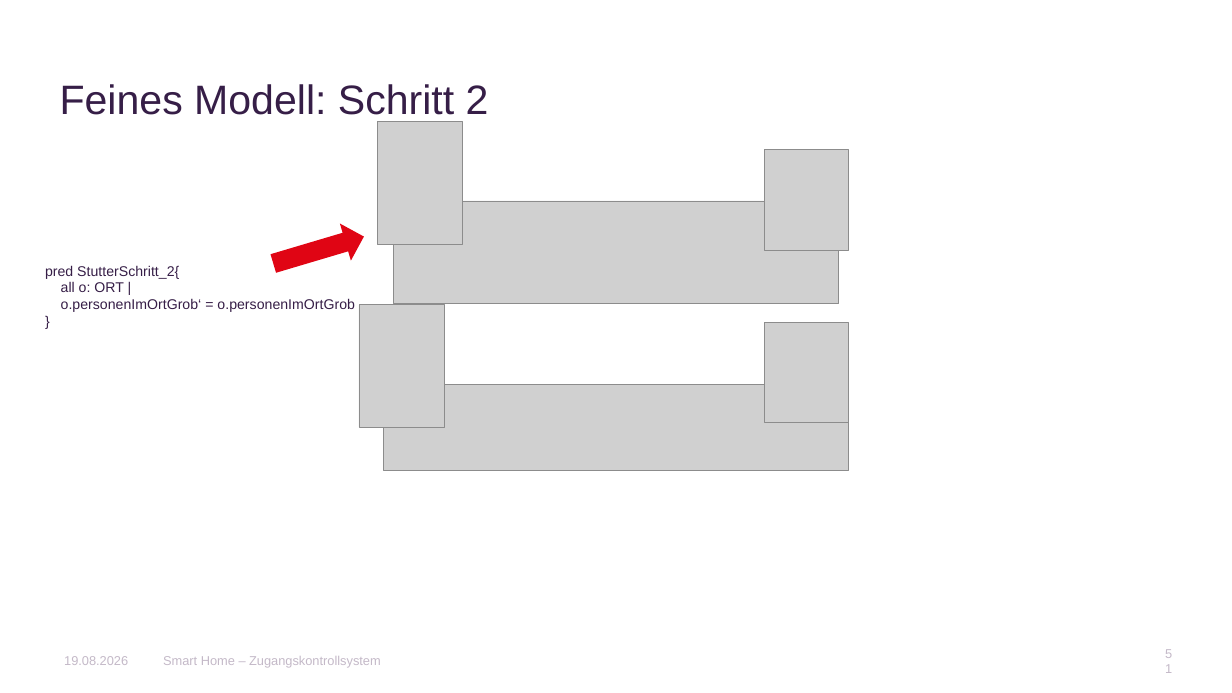
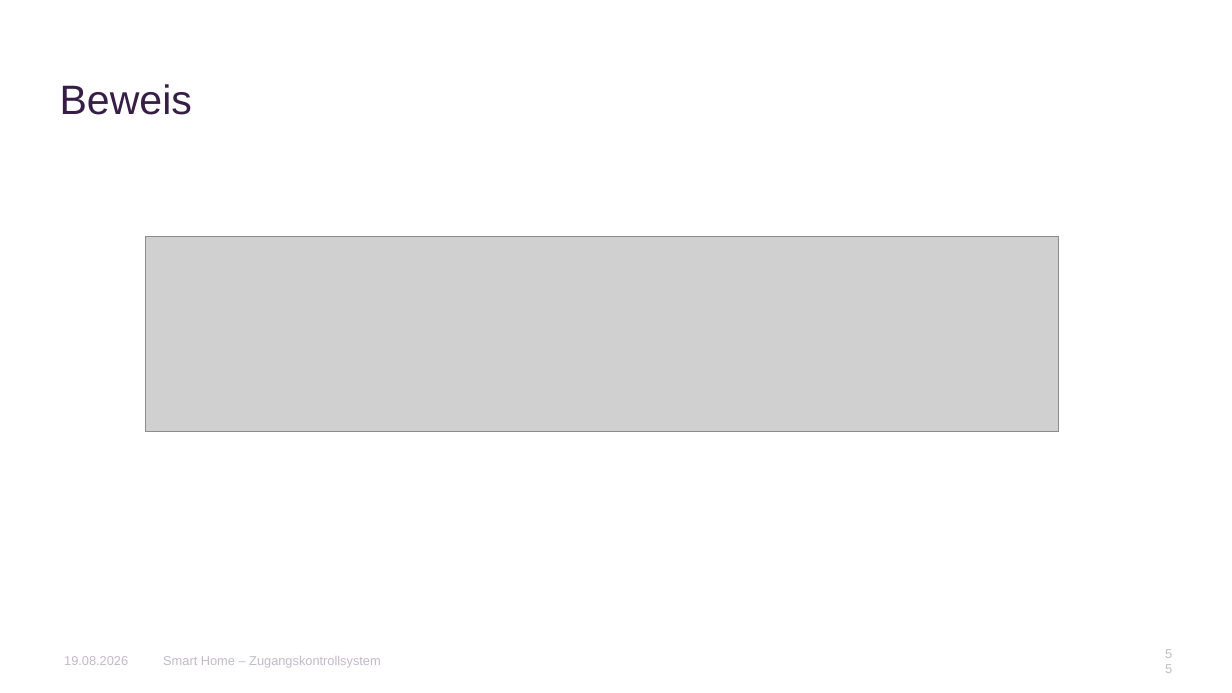
Before and after one commit to AnnaLiviaMartin/rs-smart-home, a slide deck: slide 55 of presentation/Smart_Home_Zugangskontrollsystem.pptx (slide 51 before the commit). Drawn at 1232x693 pixels with LibreOffice and Linux fonts; fonts in the diff are those of the drawing; grey boxes stand for pictures; background and template pictures are left out. Boxes give left, top, right and bottom in pixels: in the first picture for what was removed or moved away, otherwise in the second. Text is boxed around its words. In the diff, an @@ line names an element or a change of style, - is before the commit and + after.

```diff
--- a/presentation/Smart_Home_Zugangskontrollsystem.pptx
+++ b/presentation/Smart_Home_Zugangskontrollsystem.pptx
@@ title at <box>60,84,192,115</box>: text changed @@
-Feines Modell: Schritt 2
+Beweis
@@ picture removed at <box>378,122,464,244</box> @@
@@ picture removed at <box>765,150,848,250</box> @@
@@ picture removed at <box>394,201,839,304</box> @@
@@ picture added at <box>145,237,1058,433</box> @@
@@ right arrow removed at <box>268,218,370,283</box> @@
@@ text removed at <box>45,265,354,312</box> @@
-pred StutterSchritt_2{
-all o: ORT |
-o.personenImOrtGrob‘ = o.personenImOrtGrob
-}
@@ picture removed at <box>360,305,445,427</box> @@
@@ picture removed at <box>765,323,848,423</box> @@
@@ picture removed at <box>384,384,848,471</box> @@
@@ page number at <box>1160,649,1177,674</box>: text changed @@
-51
+55
```
Also in this commit, not shown: 11 other slides changed, 1 slide added, 7 slides removed.
